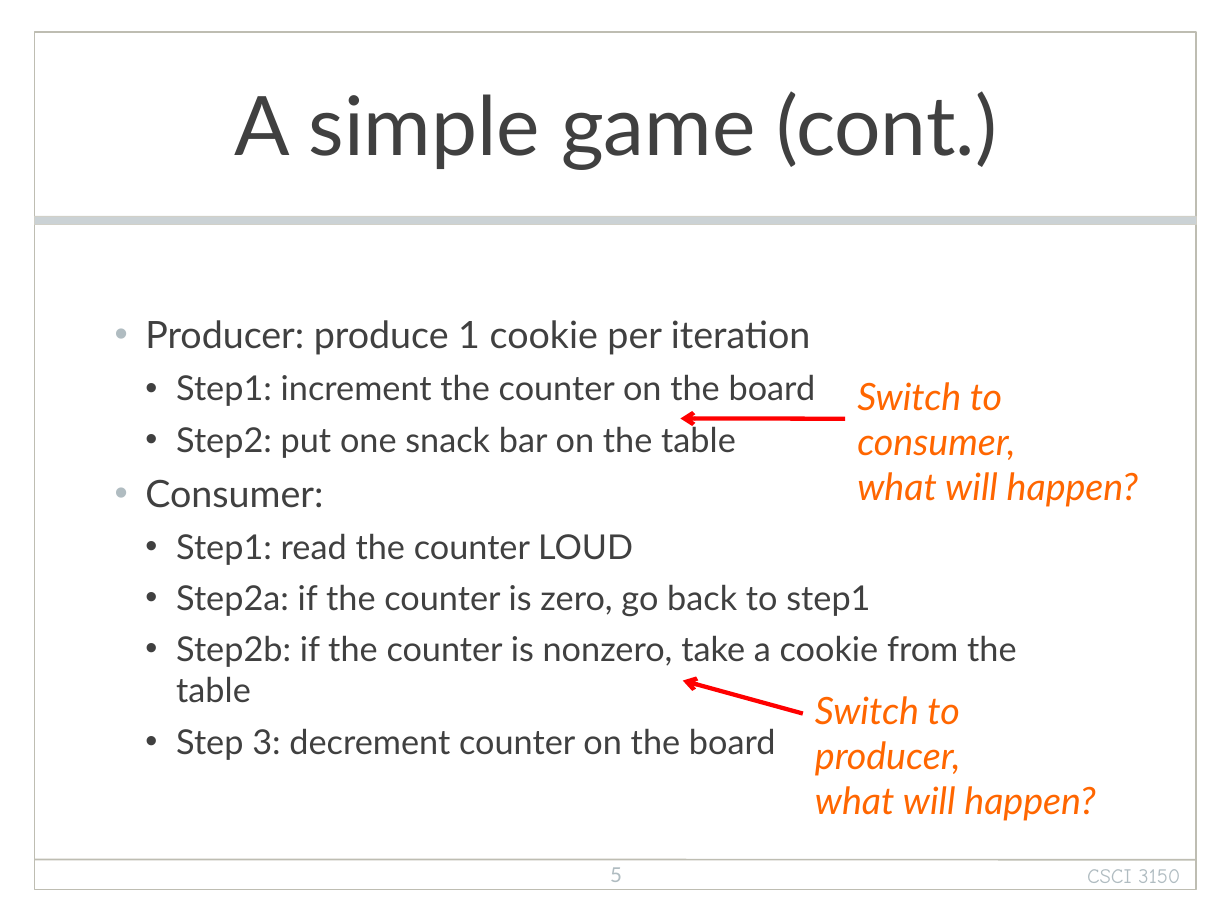
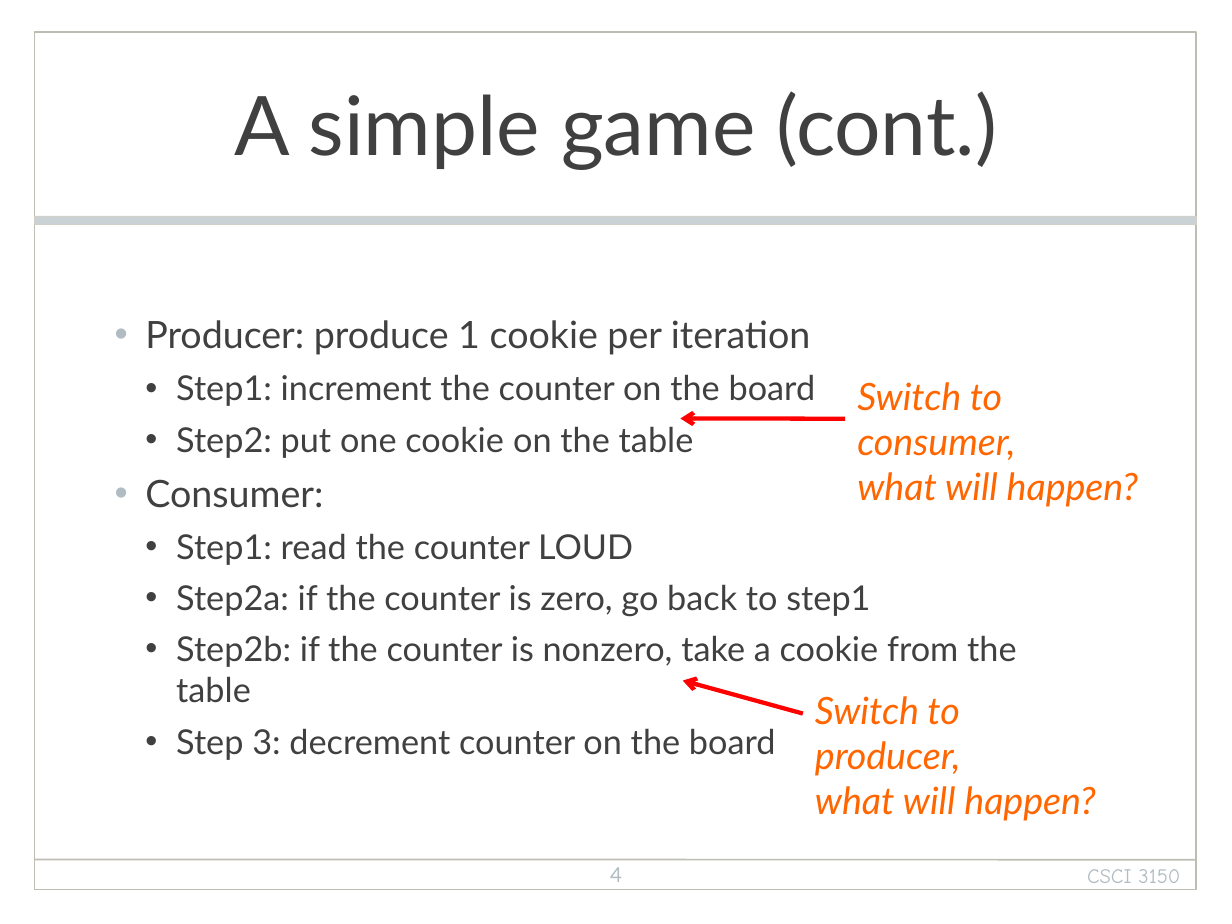
Before and after one commit to henryhxu/CSCI3150, a slide deck: slide 4 of lecture/lec5_sync.pptx (slide 5 before the commit). Drawn at 1232x924 pixels with LibreOffice and Linux fonts; fonts in the diff are those of the drawing; background and template pictures are left out. Boxes give left, top, right and bottom in pixels: in the first picture for what was removed or moved away, otherwise in the second. Text is boxed around its words. In the diff, an @@ line names an element or a change of style, - is before the commit and + after.

```diff
--- a/lecture/lec5_sync.pptx
+++ b/lecture/lec5_sync.pptx
@@ text at bbox=[176, 423, 694, 458]: text changed @@
-    • Step2: put one snack bar on the table
+    • Step2: put one cookie on the table
@@ page number at bbox=[610, 867, 622, 882]: text changed @@
-5
+4
```
Also in this commit, not shown: 2 other slides changed, 1 slide removed.
